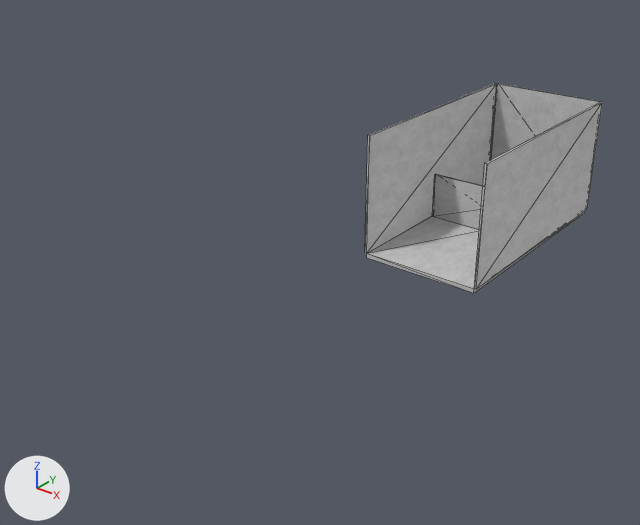
What one commit did to the glTF model project/Resources/Model/gltf/Stage/map01/map01.gltf.
Camera for both pictures: a 50 mm lens placed at (33.1, -69.0, 31.2), pointed at (-2.5, -24.5, 3.6). Every picture has the same lights, and +X, +Y and +Z are marked at lower left. The older version comes first. Mesh edges are drawn as thin lines. Vertices at exactly the same position are counted once.

Names of what the first picture shows: '立方体', '立方体.001', '立方体.002', '立方体.003', '立方体.004'.
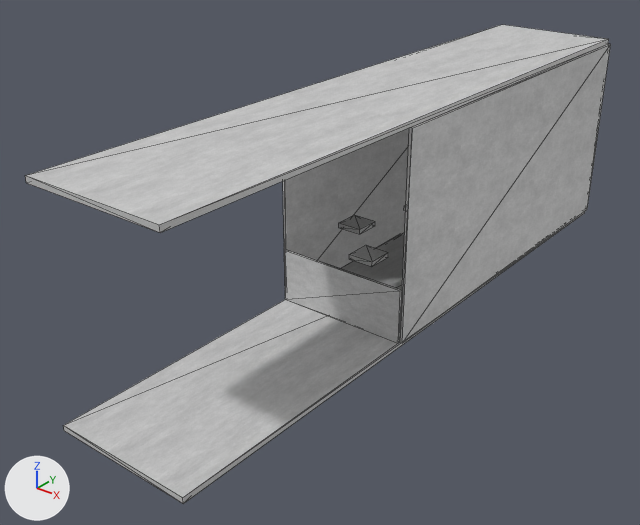
Not visible in the pictures: '立方体.064'.

Location of each change, [x1, y1, x2, y2] in pixels of the pictures (640 x 525 px):
'立方体.069', added
    after: [25, 25, 609, 233]
'立方体', moved, rescaled
    before: [367, 211, 585, 293]
    after: [63, 211, 585, 504]
'立方体.003', moved, rescaled (64% wider, 60% taller)
    before: [474, 102, 602, 289]
    after: [400, 44, 611, 343]
'立方体.004', moved, rescaled
    before: [365, 83, 497, 253]
    after: [283, 128, 409, 268]
'立方体.067', added
    after: [285, 249, 402, 343]
'立方体.068', added
    after: [349, 245, 388, 267]
'立方体.065', added
    after: [339, 215, 375, 234]
'立方体.002', unchanged, covered by the edit
    before: [490, 83, 601, 160]
'立方体.001', unchanged, covered by the edit
    before: [432, 174, 483, 229]

The edits, one by one:
me_立方体_002 is used by ob_立方体; location (0.0, 0.0, 0.0).
me_立方体_002 had 8 vertices, 12 faces and spanned x -5.0..5.0, y -15.2..5.0, z -0.2..0.2.
me_立方体_002 now has 8 vertices, 12 faces and spans x -5.0..5.0, y -45.2..5.0, z -0.2..0.2.
me_立方体_002 part 1: the whole mesh is scaled about its middle by (1, 2.49, 1), then moved by (0.0, -15.0, 0.0).
me_立方体_024 is used by ob_立方体_003; location (0.0, 0.0, 0.0).
me_立方体_024 had 8 vertices, 12 faces and spanned x 5.0..5.2, y -15.2..5.0, z 0.2..10.2.
me_立方体_024 now has 8 vertices, 12 faces and spans x 5.0..5.2, y -25.2..5.0, z 0.2..15.2.
me_立方体_024 part 2: the whole mesh is scaled about its middle by (1, 1.5, 1.5), then moved by (0.0, -5.0, 2.5).
me_立方体_025 is used by ob_立方体_004; location (0.0, 0.0, 0.0).
me_立方体_025 had 8 vertices, 12 faces and spanned x -5.2..-5.0, y -15.2..5.0, z 0.2..10.2.
me_立方体_025 now has 8 vertices, 12 faces and spans x -5.2..-5.0, y -25.2..5.0, z 0.2..15.2.
me_立方体_025 part 3: the whole mesh is scaled about its middle by (1, 1.5, 1.5), then moved by (0.0, -5.0, 2.5).
Mesh me_立方体_092 is new.
It is a box spanning x -5.0..5.0, y -45.2..5.0, z 15.2..15.6.
It uses material mat_マテリアル_001 (picture img_concrete).
Mesh me_立方体_091 is new.
It is a box spanning x -1.0..1.0, y -23.0..-21.0, z 3.8..4.2.
It uses material mat_マテリアル_001 (picture img_concrete).
Mesh me_立方体_090 is new.
It is a box spanning x -5.0..5.0, y -25.4..-25.2, z 0.2..4.2.
It uses material mat_マテリアル_001 (picture img_concrete).
Mesh me_立方体_088 is new.
It is a box spanning x -5.0..-3.0, y -19.0..-17.0, z 3.8..4.2.
It uses material mat_マテリアル_001 (picture img_concrete).
Mesh me_立方体_087 is new.
It is a box spanning x -3.0..3.0, y -13.0..-11.0, z 3.8..4.2.
It uses material mat_マテリアル_001 (picture img_concrete).
Object '立方体.069' (ob_立方体_069) is new; it shows me_立方体_092.
Its location is (0.0, 0.0, 0.0).
Object '立方体.068' (ob_立方体_068) is new; it shows me_立方体_091.
Its location is (0.0, 0.0, 0.0).
Object '立方体.067' (ob_立方体_067) is new; it shows me_立方体_090.
Its location is (0.0, 0.0, 0.0).
Object '立方体.065' (ob_立方体_065) is new; it shows me_立方体_088.
Its location is (0.0, 0.0, 0.0).
Object '立方体.064' (ob_立方体_064) is new; it shows me_立方体_087.
Its location is (0.0, 0.0, 0.0).
